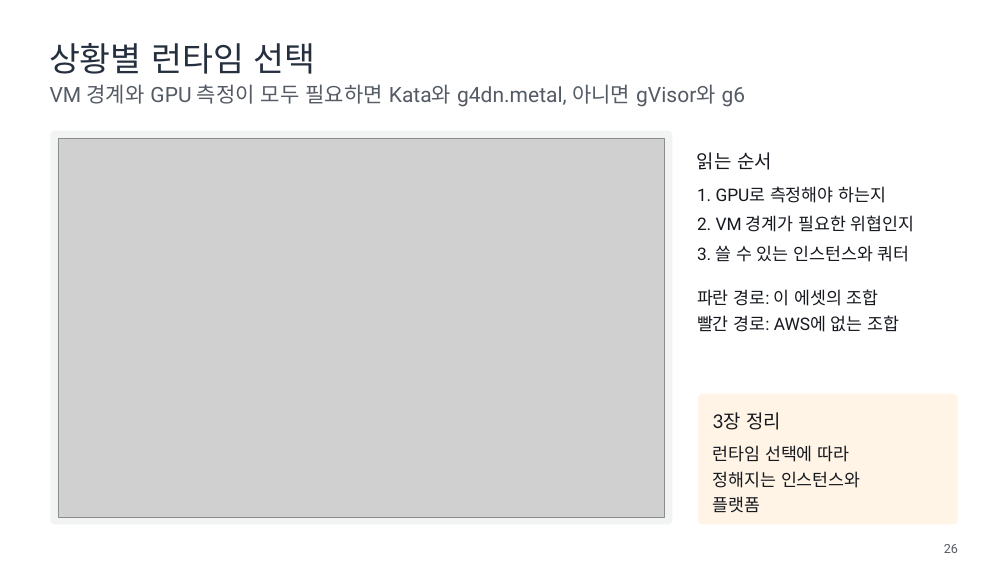
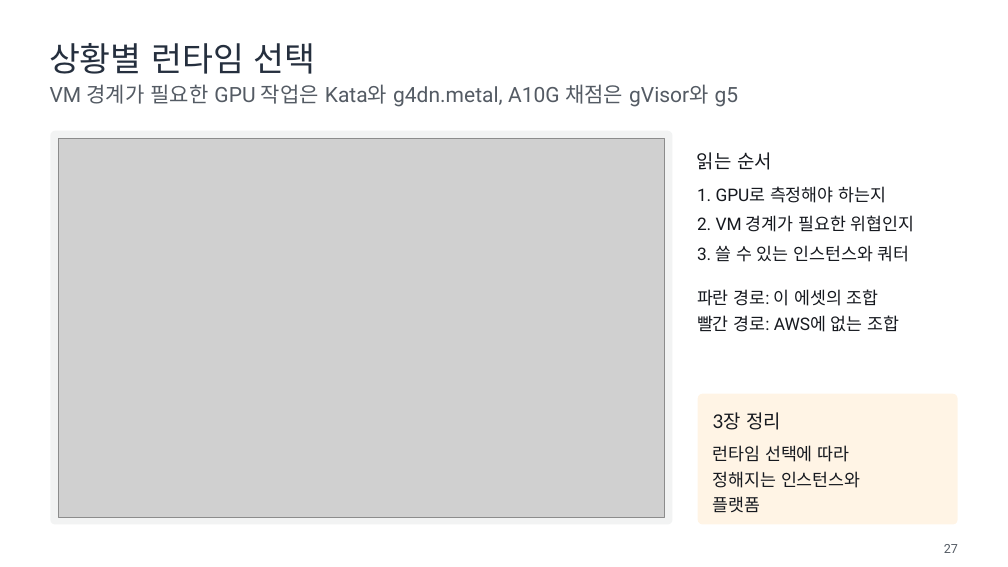
Before and after one commit to daekeun-ml/gpu-sandbox-on-aws, a slide deck: slide 27 of slides/gpu-sandbox-theory.pptx (slide 26 before the commit). Drawn at 1008x567 pixels with LibreOffice and Linux fonts; fonts in the diff are those of the drawing; grey boxes stand for pictures. Boxes give left, top, right and bottom in pixels: in the first picture for what was removed or moved away, otherwise in the second. Text is boxed around its words. In the diff, an @@ line names an element or a change of style, - is before the commit and + after.

```diff
--- a/slides/gpu-sandbox-theory.pptx
+++ b/slides/gpu-sandbox-theory.pptx
@@ text at [50, 84, 739, 107]: text changed @@
-VM 경계와 GPU 측정이 모두 필요하면 Kata와 g4dn.metal, 아니면 gVisor와 g6
+VM 경계가 필요한 GPU 작업은 Kata와 g4dn.metal, A10G 채점은 gVisor와 g5
@@ text at [944, 544, 958, 553]: text changed @@
-26
+27
```
Also in this commit, not shown: 15 other slides changed, 5 slides added, 4 slides removed, 49 other files.
